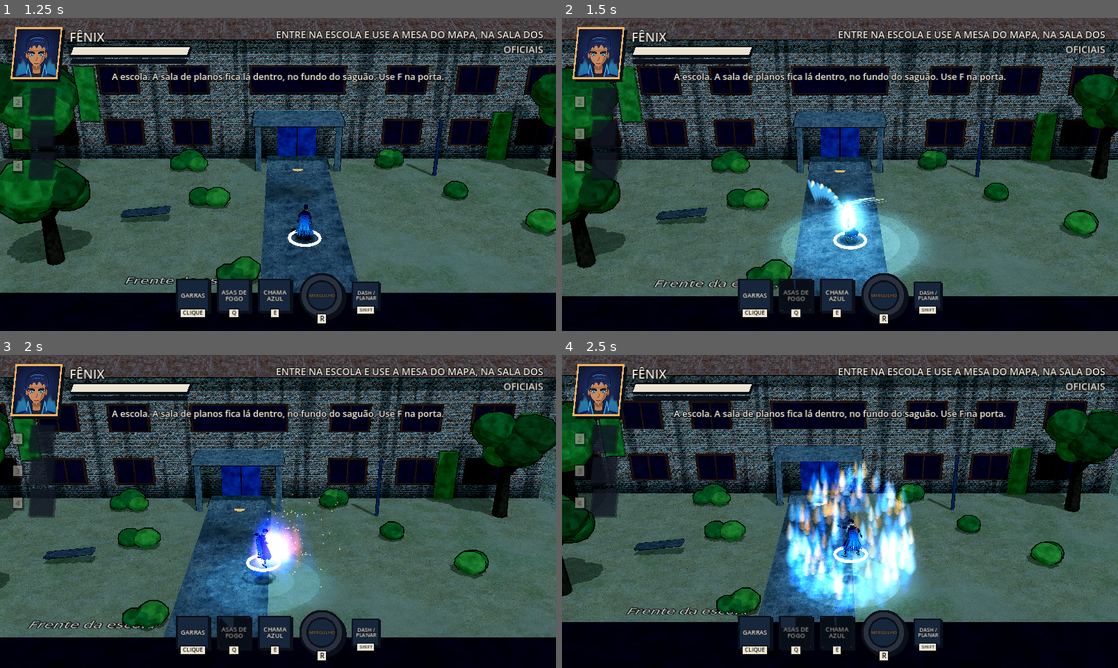
Above: before the commit, frames 1-4 (two rows, left to right).
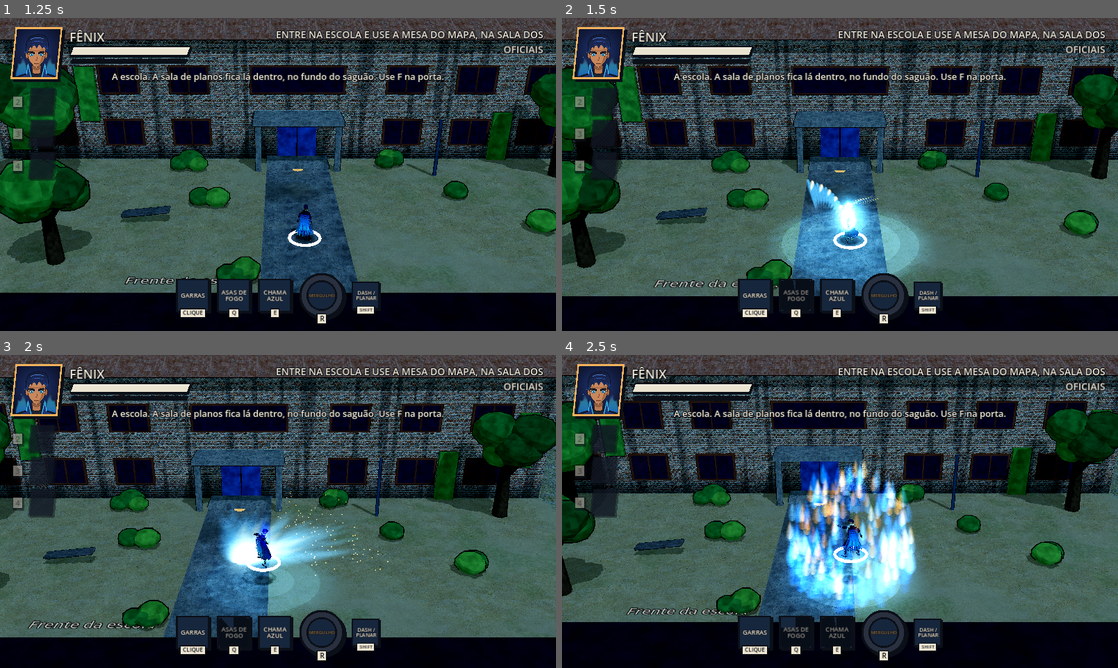
Above: after the commit, the same moments.

Repository: Giovivi/jogo_do_bolo
Game: Godot game, scene res://scenes/main.tscn
The game is run twice, just before and just after one commit, with the same random seed, the same clock (stepped at 60 frames per second) and the same inputs.
Inputs (mouse positions are in pixels of both pictures, inside the frame that each line leads up to):
- Up to frame 1 (1.25 s): click "NOVO JOGO" at 0.5 s
- Up to frame 2 (1.5 s): tap Enter (confirm) at 1.25 s; move the mouse to (962, 158) at 1.27 s; hold D (move_right) from 1.28 s (still down); hold Q (ability_1) from 1.28 s (still down); click (962, 158) at 1.42 s
- Up to frame 3 (2 s): keep holding D (move_right); keep holding Q (ability_1); tap Space (jump) at 1.52, 1.82 s
- Up to frame 4 (2.5 s): move the mouse to (728, 527) at 2.02 s; release D (move_right) at 2.03 s; release Q (ability_1) at 2.03 s; hold S (move_down) from 2.03 s (still down); tap E (ability_2) at 2.1 s; tap Space (jump) at 2.27 s

Frame 1 is identical in both runs. In frame 2, 0.3% of the frame differs, in the area x 44-59%, y 51-65%; in frame 3, 3.4%, in the area x 39-70%, y 39-75%; in frame 4, less than 0.1%.

Commit message:
Asas de Fogo: cone de 8 m e 90° com chamas retas na horizontal
Co-Authored-By: Claude Opus 5.5 <noreply@anthropic.com>
Claude-Session: https://claude.ai/code/session_01GLyMG6QBp6yUkuLgwxUz5Q

Diff:
--- a/scripts/art/fenix_fx.gd
+++ b/scripts/art/fenix_fx.gd
@@ -462,7 +462,7 @@
 			elif t < 0.3:
 				var k := (t - 0.14) / 0.16
 				p.scale = Vector3.ONE * 1.15
-				p.rotation = Vector3(lerpf(0.0, -0.3, k), -side * lerpf(0.0, 1.05, k * k), side * lerpf(0.85, 0.2, k))
+				p.rotation = Vector3(lerpf(0.0, 0.1, k), -side * lerpf(0.0, 1.05, k * k), side * lerpf(0.85, 0.35, k))
 			else:
 				var k := clampf((t - 0.3) / 0.35, 0.0, 1.0)
 				p.scale = Vector3.ONE * lerpf(1.15, 0.01, k)
@@ -474,35 +474,68 @@
 
 
 func _cone_burst(length: float, arc_degrees: float) -> void:
-	# coordenadas do mundo, com a frente do efeito (-Z)
+	# A frente do efeito é -Z. As chamas saem retas, na horizontal, na altura
+	# do peito, e enchem o cone inteiro até o alcance do golpe.
 	var fwd := -global_transform.basis.z
-	for ramp_size in [[BLUE_RAMP, 150, 1.3], [GOLD_RAMP, 60, 1.0]]:
-		var p := _particles(ramp_size[1], 0.55, ramp_size[2], true, ramp_size[0])
-		p.global_position = global_position + Vector3(0, 0.9, 0) + fwd * 0.4
-		var pm := p.process_material as ParticleProcessMaterial
-		pm.emission_sphere_radius = 0.4
-		pm.direction = fwd
-		pm.spread = arc_degrees * 0.5
-		pm.flatness = 0.7
-		# para perto do fim do cone
-		pm.initial_velocity_min = length * 1.6
-		pm.initial_velocity_max = length * 2.6
-		pm.damping_min = length * 2.2
-		pm.damping_max = length * 3.0
-		pm.gravity = Vector3(0, 1.5, 0)
-		p.one_shot = true
-		p.explosiveness = 0.85
-		p.emitting = true
+	var half := deg_to_rad(arc_degrees) * 0.5
+	Game.flash_cone(global_position, fwd, length, arc_degrees, Color(0.25, 0.55, 1.0, 0.35), 0.45)
+	# línguas de fogo deitadas, da mão até o fim do cone
+	var jets := Node3D.new()
+	add_child(jets)
+	jets.top_level = true
+	jets.global_transform = Transform3D(global_transform.basis.orthonormalized(), global_position + Vector3(0, 0.95, 0))
+	var n := 15
+	var width := 2.0 * length * tan(half) / float(n) * 2.2
+	for i in n:
+		var u := (float(i) + randf_range(-0.3, 0.3)) / float(n - 1)
+		var ang := lerpf(-half, half, u)
+		var ln := length * randf_range(0.85, 1.05) * (1.0 - 0.15 * absf(u * 2.0 - 1.0))
+		jets.add_child(_jet(ang, ln, width * randf_range(0.8, 1.2), BLUE, randf_range(-0.12, 0.08)))
+	for i in 7:
+		var ang := lerpf(-half * 0.7, half * 0.7, float(i) / 6.0)
+		jets.add_child(_jet(ang, length * randf_range(0.45, 0.65), width * 0.8, GOLD, randf_range(-0.05, 0.12)))
+	var tw := jets.create_tween()
+	tw.tween_interval(0.7)
+	tw.tween_callback(jets.queue_free)
+	# fogo solto espalhado pelo cone (sem amontoar tudo na mão)
+	var fill := _particles(120, 0.5, 1.1, true, BLUE_RAMP)
+	(fill.process_material as ParticleProcessMaterial).gravity = Vector3(0, 1.2, 0)
+	var flags := GPUParticles3D.EMIT_FLAG_POSITION | GPUParticles3D.EMIT_FLAG_VELOCITY
+	for i in 90:
+		var ang := randf_range(-half, half)
+		var r := lerpf(0.8, length, sqrt(randf()))
+		var d := fwd.rotated(Vector3.UP, ang)
+		var pos := global_position + d * r + Vector3(0, randf_range(0.5, 1.3), 0)
+		fill.emit_particle(Transform3D(Basis(), pos), d * randf_range(2.0, 4.0), Color.WHITE, Color.WHITE, flags)
 	var s := _sparks(90, 1.0)
 	s.global_position = global_position + Vector3(0, 1.0, 0)
 	var sm := s.process_material as ParticleProcessMaterial
 	sm.direction = fwd
 	sm.spread = arc_degrees * 0.5
-	sm.initial_velocity_min = 5.0
-	sm.initial_velocity_max = 11.0
+	sm.flatness = 0.8
+	sm.initial_velocity_min = length * 1.0
+	sm.initial_velocity_max = length * 2.0
 	s.one_shot = true
 	s.explosiveness = 0.9
 	s.emitting = true
+
+
+## Língua de fogo deitada (virada para cima), apontando para `ang` a partir da
+## frente (-Z): cresce rápido até `length` e depois some.
+func _jet(ang: float, length: float, width: float, color: Color, tilt: float) -> Node3D:
+	var pivot := Node3D.new()
+	pivot.rotation = Vector3(tilt * 0.3, ang, 0)
+	var card := _feather(length, width, color)
+	# a pena nasce com a ponta em +Y; deitada, a ponta vai para a frente (-Z)
+	card.rotation = Vector3(deg_to_rad(-90.0), 0, 0)
+	card.scale = Vector3(1, 0.15, 1)
+	pivot.add_child(card)
+	var mat := card.material_override as StandardMaterial3D
+	var tw := card.create_tween()
+	tw.tween_property(card, "scale:y", 1.0, 0.16).set_ease(Tween.EASE_OUT).set_trans(Tween.TRANS_CUBIC)
+	tw.tween_interval(0.12)
+	tw.tween_property(mat, "albedo_color:a", 0.0, 0.35)
+	return pivot
 
 
 # ================================================================ peças
--- a/scripts/data/fenix_stats.gd
+++ b/scripts/data/fenix_stats.gd
@@ -11,8 +11,8 @@
 
 @export_group("Asas de Fogo (Q)")
 @export var wings_damage: float = 25.0
-@export var wings_range: float = 6.0
-@export var wings_arc_degrees: float = 70.0
+@export var wings_range: float = 8.0
+@export var wings_arc_degrees: float = 90.0
 
 @export_group("Chama Azul (E)")
 @export var heal_amount: float = 30.0
